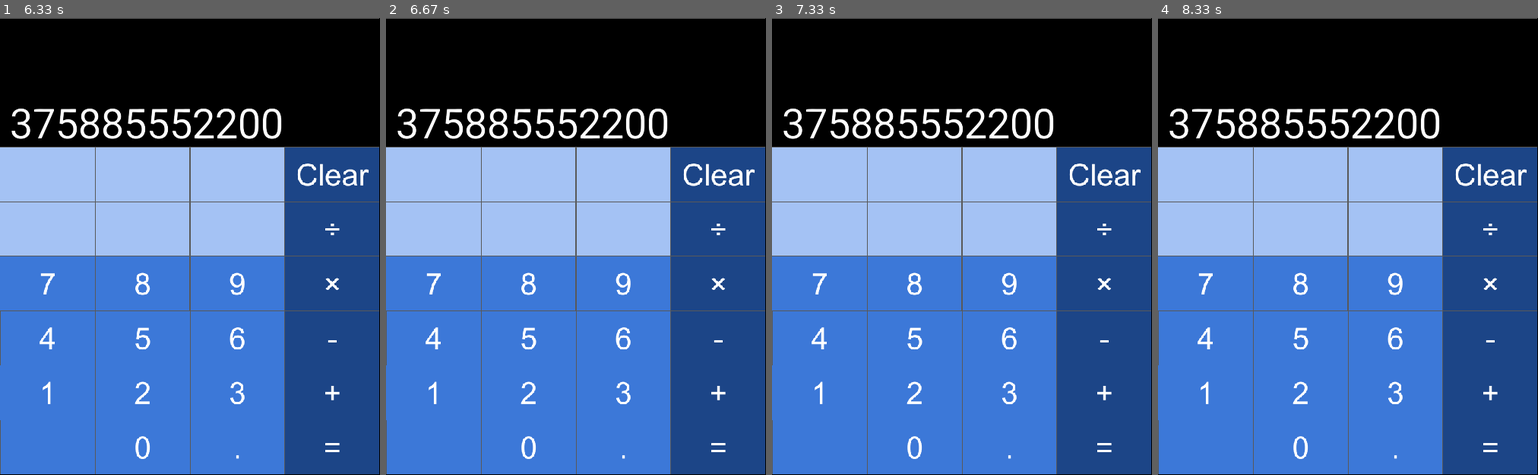
Above: before the commit, frames 1-4 (left to right).
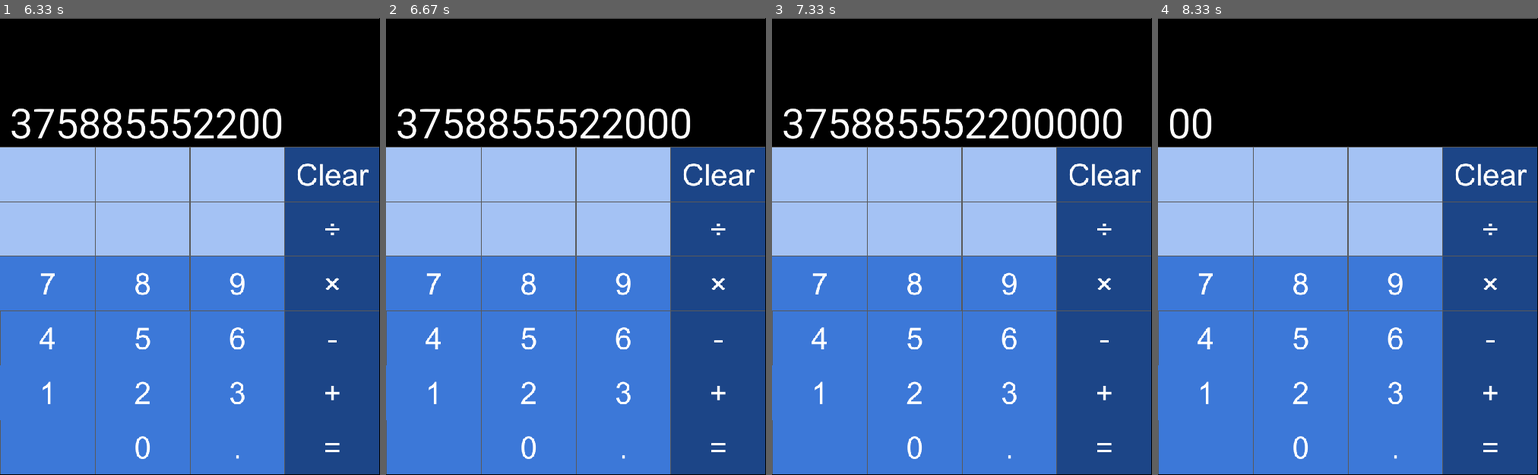
Above: after the commit, the same moments.

Repository: jmancodes27/Calculator-pygame
Game: pygame game, started from calculator/calculator.py
The game is run twice, just before and just after one commit, with the same random seed, the same clock (stepped at 60 frames per second) and the same inputs.
Inputs (mouse positions are in pixels of both pictures, inside the frame that each line leads up to):
- Up to frame 1 (6.33 s): click (190, 273) at 0.38 s; click (330, 406) at 0.72 s; click (197, 91) at 1.05 s; click (178, 168) at 1.38 s; click (64, 292) at 2.22 s; click (323, 337) at 2.55 s; click (98, 328) at 2.88 s; click (292, 296) at 3.22 s; click (129, 100) at 3.55 s; press the mouse at (129, 100) at 3.87 s; move the mouse to (220, 228) at 3.97 s; release the mouse at (307, 356) at 4.1 s; press the mouse at (129, 100) at 4.2 s; move the mouse to (148, 104) at 4.3 s; release the mouse at (167, 109) at 4.43 s; press the mouse at (129, 100) at 4.53 s; move the mouse to (114, 209) at 4.63 s; release the mouse at (95, 324) at 4.77 s; press the mouse at (129, 100) at 4.87 s; move the mouse to (91, 132) at 4.97 s; release the mouse at (49, 164) at 5.1 s; click (148, 383) at 5.22 s; press the mouse at (148, 383) at 5.53 s; move the mouse to (98, 337) at 5.63 s; release the mouse at (53, 292) at 5.77 s; click (136, 420) at 5.88 s; press the mouse at (136, 420) at 6.2 s; move the mouse to (216, 347) at 6.3 s
- Up to frame 2 (6.67 s): release the mouse at (682, 273) at 6.43 s; press the mouse at (522, 420) at 6.53 s; move the mouse to (583, 315) at 6.63 s
- Up to frame 3 (7.33 s): release the mouse at (1026, 209) at 6.77 s; press the mouse at (908, 420) at 6.87 s; move the mouse to (931, 283) at 6.97 s; release the mouse at (954, 150) at 7.1 s; press the mouse at (908, 420) at 7.2 s; move the mouse to (893, 273) at 7.3 s
- Up to frame 4 (8.33 s): release the mouse at (1260, 132) at 7.43 s; press the mouse at (1294, 420) at 7.53 s; move the mouse to (1367, 401) at 7.63 s; release the mouse at (1435, 388) at 7.77 s; press the mouse at (1294, 420) at 7.87 s; move the mouse to (1351, 411) at 7.97 s; release the mouse at (1408, 401) at 8.1 s; press the mouse at (1294, 420) at 8.2 s; move the mouse to (1294, 392) at 8.3 s

Frame 1 is identical in both runs. In frame 2, 0.2% of the frame differs, in the area x 75-81%, y 19-27%; in frame 3, 0.5%; in frame 4, 1.8%, in the area x 3-75%, y 19-27%.

Commit message:
added clear function, simplified code with dictionaries, and added a bit of overflow handling

Diff:
--- a/calculator/calculator.py
+++ b/calculator/calculator.py
@@ -22,12 +22,13 @@
 mouse_column = 0
 mouse_row = None
 nums = ["", ""]
-num1 = ""
-num2 = ""
 cur_num = 0
 sol_num = 0
 operation = 7
-
+num_char_map = {"0": zero, "1": one, "2": two, "3": three, "4": four, "5": five, "6": six, "7": seven, "8": eight, "9": nine, ".": dot}
+num_gui_map1 = {0: "7", 1: "8", 2: "9"}
+num_gui_map2 = {0: "4", 1: "5", 2: "6"}
+num_gui_map3 = {0: "1", 1: "2", 2: "3"}
 test_var = "1234.56789"
 print(test_var[4])
 
@@ -52,40 +53,32 @@
         else:
             break
     if pygame.mouse.get_pressed()[0] and not mouse_was_pressed:
+        if mouse_row == 0:
+            if mouse_column == 3:
+                cur_num = 0
+                nums = ["", ""]
         if mouse_row == 1:
             if mouse_column == 3:
                 cur_num = 1
                 opperation = 4
         elif mouse_row == 2:
-            if mouse_column == 0:
-                nums[cur_num] += "7"
-            elif mouse_column == 1:
-                nums[cur_num] += "8"
-            elif mouse_column == 2:
-                nums[cur_num] += "9"
-            elif mouse_column == 3:
+            if mouse_column == 3:
                 cur_num = 1
                 opperation = 3
+            else:
+                nums[cur_num] += num_gui_map1[mouse_column]
         elif mouse_row == 3:
-            if mouse_column == 0:
-                nums[cur_num] += "4"
-            elif mouse_column == 1:
-                nums[cur_num] += "5"
-            elif mouse_column == 2:
-                nums[cur_num] += "6"
-            elif mouse_column == 3:
+            if mouse_column == 3:
                 cur_num = 1
                 opperation = 2
+            else:
+                nums[cur_num] += num_gui_map2[mouse_column]
         elif mouse_row == 4:
-            if mouse_column == 0:
-                nums[cur_num] += "1"
-            elif mouse_column == 1:
-                nums[cur_num] += "2"
-            elif mouse_column == 2:
-                nums[cur_num] += "3"
-            elif mouse_column == 3:
+            if mouse_column == 3:
                 cur_num = 1
                 opperation = 1
+            else:
+                nums[cur_num] += num_gui_map3[mouse_column]
         elif mouse_row == 5:
             if mouse_column == 1:
                 nums[cur_num] += "0"
@@ -106,36 +99,17 @@
         mouse_was_pressed = True
     if not pygame.mouse.get_pressed()[0]:
         mouse_was_pressed = False
+    if len(nums[0]) > 15:
+        nums[0] = ""
+    if len(nums[1]) > 15:
+        nums[1] = ""
     #print(nums[cur_num])
     screen.fill((0, 0, 0))
     screen.blit(calculator, (0, 0))
     cur_num_disp.clear()
     for i in range(len(nums[cur_num])):
-        #if len(nums[cur_num]) <= i:
-            #break
-        if nums[cur_num][i] == "0":
-            cur_num_disp.append(zero)
-        elif nums[cur_num][i] == "1":
-            cur_num_disp.append(one)
-        elif nums[cur_num][i] == "2":
-            cur_num_disp.append(two)
-        elif nums[cur_num][i] == "3":
-            cur_num_disp.append(three)
-        elif nums[cur_num][i] == "4":
-            cur_num_disp.append(four)
-        elif nums[cur_num][i] == "5":
-            cur_num_disp.append(five)
-        elif nums[cur_num][i] == "6":
-            cur_num_disp.append(six)
-        elif nums[cur_num][i] == "7":
-            cur_num_disp.append(seven)
-        elif nums[cur_num][i] == "8":
-            cur_num_disp.append(eight)
-        elif nums[cur_num][i] == "9":
-            cur_num_disp.append(nine)
-        elif nums[cur_num][i] == ".":
-            cur_num_disp.append(dot)
-    for i in range(12):
+        cur_num_disp.append(num_char_map[nums[cur_num][i]])
+    for i in range(15):
         if len(cur_num_disp) <= i:
             break
         screen.blit(cur_num_disp[i], (-200 + i * 30, -135))
